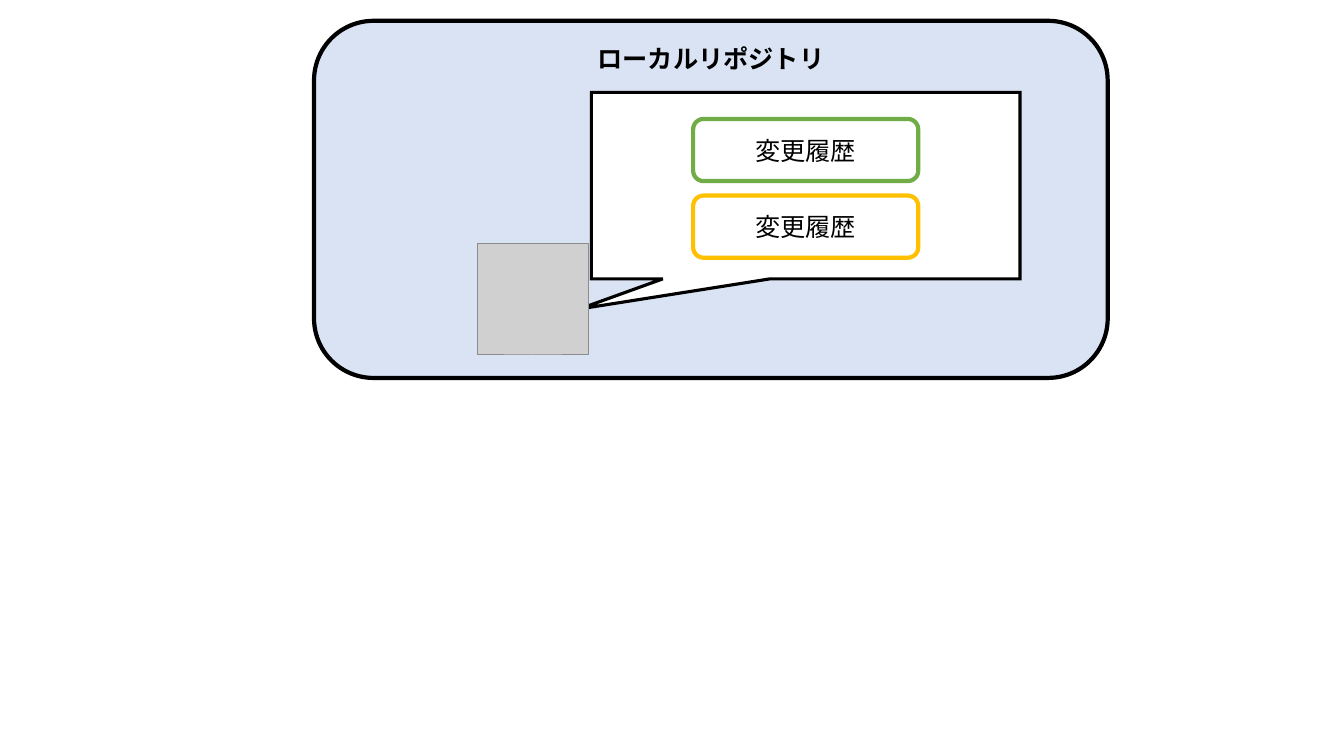
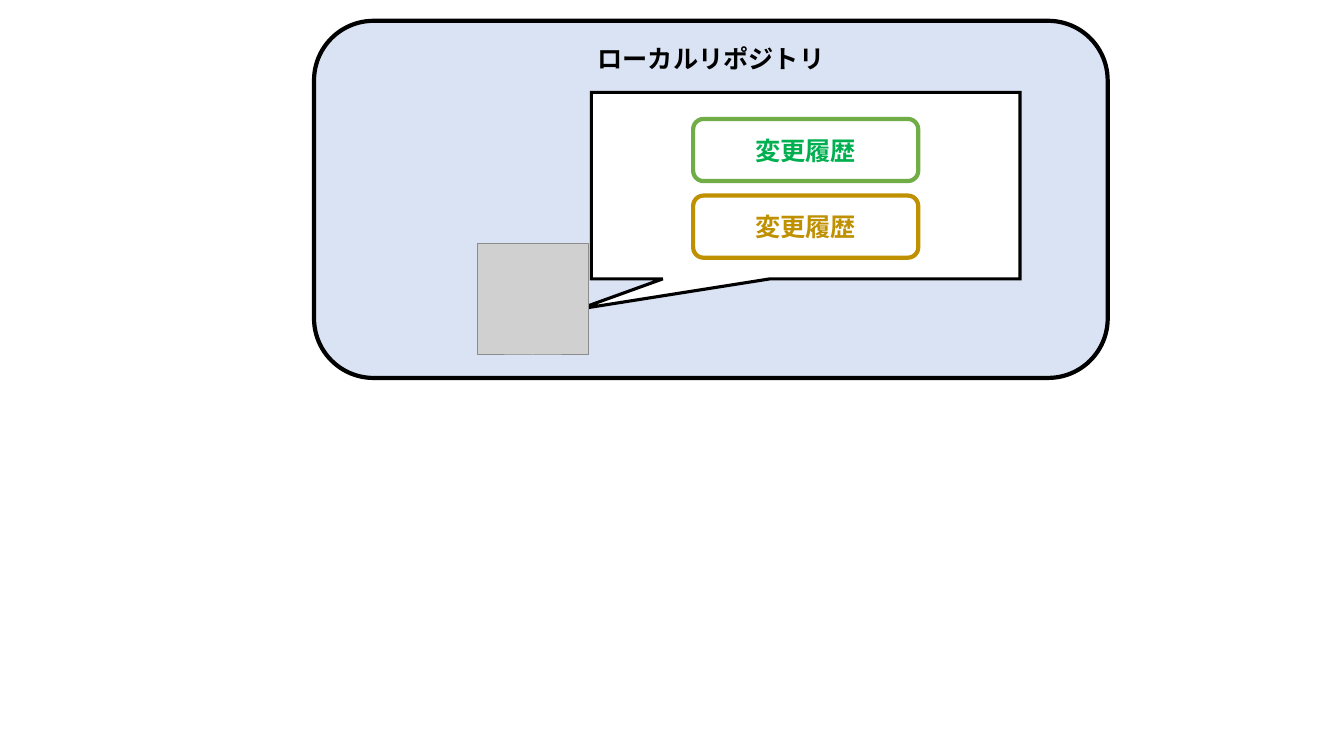
Before and after one commit to nishida2073/ai_navive, a slide deck: slide 21 of 01_テキスト/Git入門_図.pptx (slide 19 before the commit). Drawn at 1344x756 pixels with LibreOffice and Linux fonts; fonts in the diff are those of the drawing; grey boxes stand for pictures. Boxes give left, top, right and bottom in pixels: in the first picture for what was removed or moved away, otherwise in the second. Text is boxed around its words. In the diff, an @@ line names an element or a change of style, - is before the commit and + after.

```diff
--- a/01_テキスト/Git入門_図.pptx
+++ b/01_テキスト/Git入門_図.pptx
@@ rounded rectangle "変更履歴" at (x1=694, y1=119, x2=919, y2=181): text colour #000000 to #00B050, bold on @@
@@ rounded rectangle "変更履歴" at (x1=694, y1=196, x2=919, y2=258): text colour #000000 to #BF9000, bold on; outline #FFC000 3 pt to #BF9000 3 pt @@
```
Also in this commit, not shown: 10 other slides changed, 18 slides added, 1 other file.
